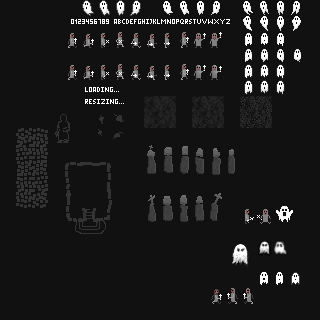
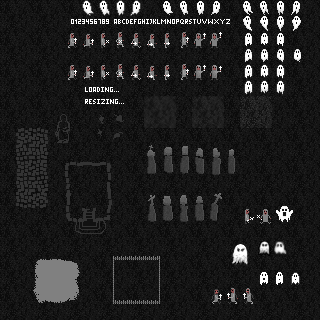
Layers edited between the first and the second 320px x 320px image:
painted on "Ebene" over (33, 9, 189, 304)
showed "Ebene #2" over (0, 0, 320, 320)
